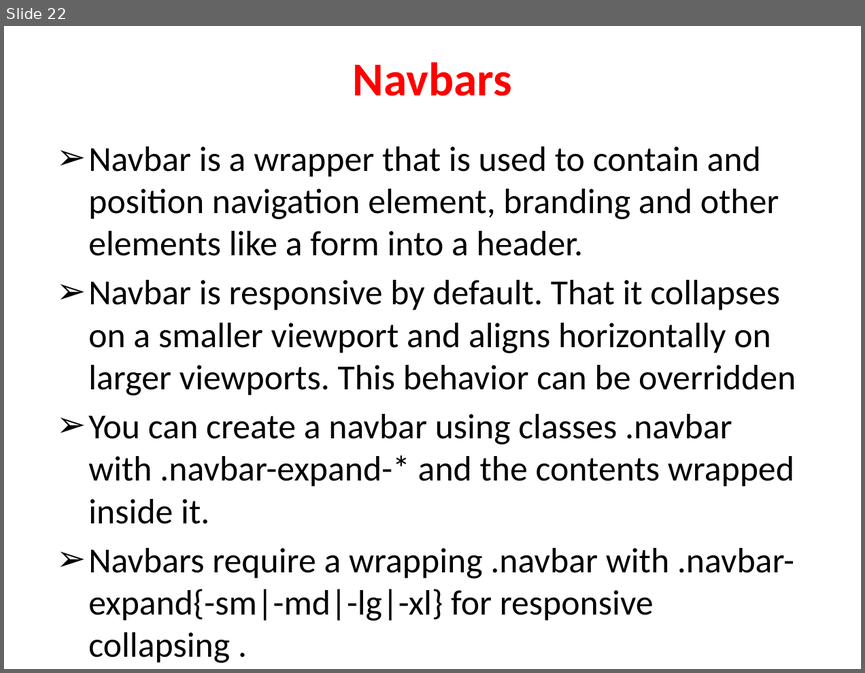
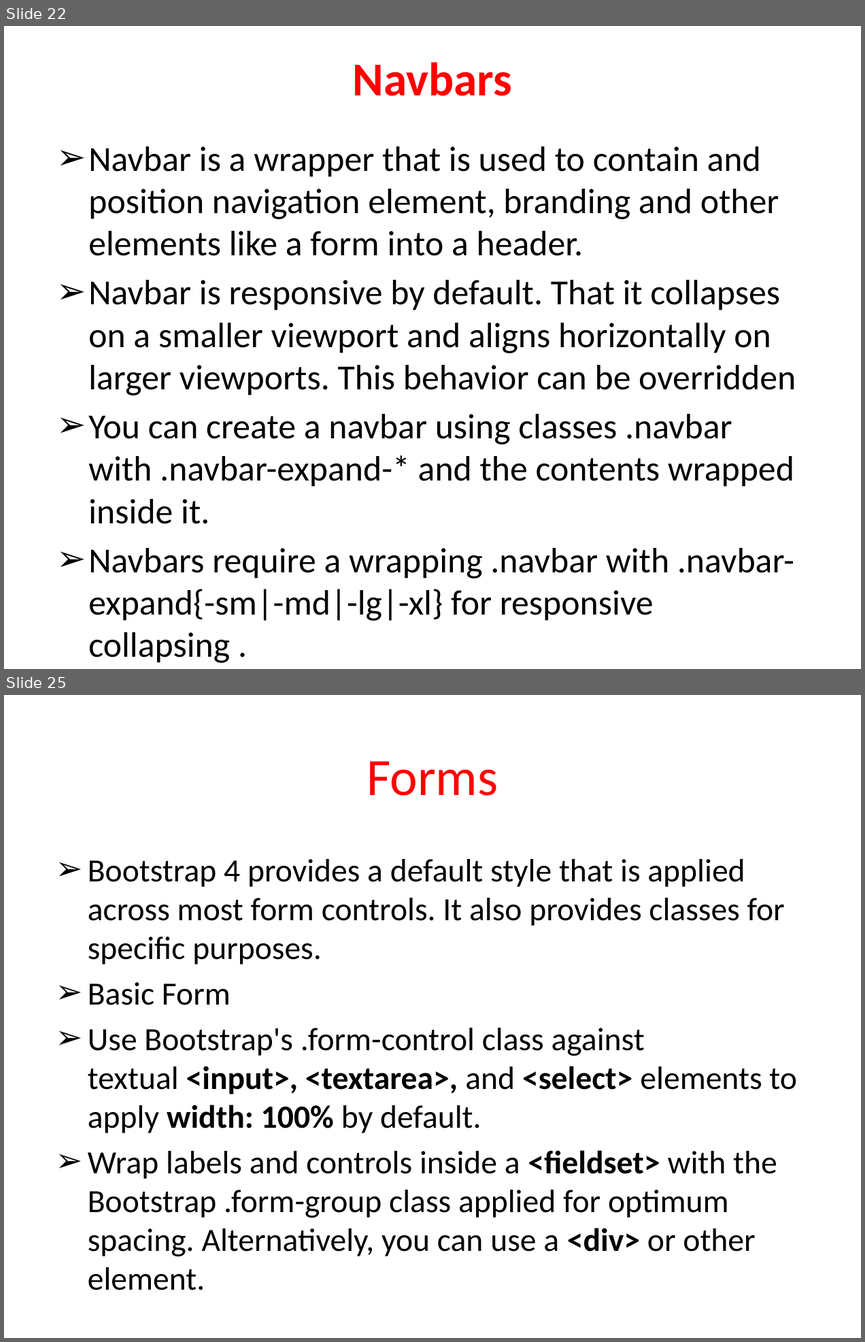
Before and after one commit to shanmugapriyasri/ctsbootstrap, a slide deck: Bootstrap.pptx. Shown one above the other, each under a label of ours: slide 22 before the commit, slides 22 and 25 after it; the slides between them are not shown. The pictures are 865x673 and 865x1342 pixels, drawn with LibreOffice and Linux fonts; fonts in the diff are those of the drawing. Boxes give left, top, right and bottom in pixels: in the first picture for what was removed or moved away, otherwise in the second. Text is boxed around its words. In the diff, an @@ line names an element or a change of style, - is before the commit and + after.

```diff
--- a/Bootstrap.pptx
+++ b/Bootstrap.pptx
@@ slide 25 added at bbox=[4, 695, 861, 1338], background #FFFFFF @@
@@ title added at bbox=[366, 761, 498, 796], 44 pt, text #FF0000 @@
+Forms
@@ text added at bbox=[88, 859, 797, 1257], 27.2 pt, text #000000 @@
+➢ Bootstrap 4 provides a default style that is applied across most form controls. It also provides classes for specific purposes.
+➢ Basic Form
+➢ Use Bootstrap's .form-control class against textual <input>, <textarea>, and <select> elements to apply width: 100% by default.
+➢ Wrap labels and controls inside a <fieldset> with the Bootstrap .form-group class applied for optimum spacing. Alternatively, you can use a <div> or other element.
```
Also in this commit, not shown: 5 other slides added.
